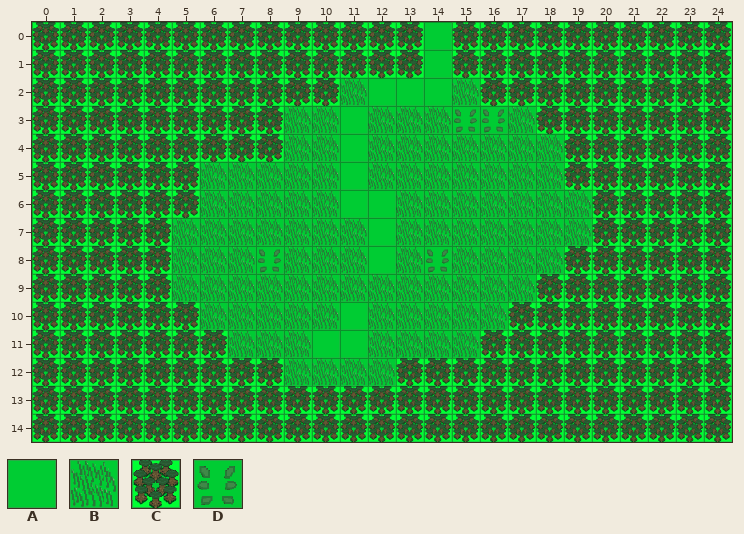
A Tiled map gets an edit: public/data/first_demo/first_demo1_1.tmx. Above is the file before it was changed.
Cells are 70x70 px. Shown: x 0..24, y 0..14.
Key: from "tiles": A 1 "SPRITE_FOREST", B 11 "SPRITE_FOREST", C 15 "SPRITE_DEFAULT", D 21 "SPRITE_FOREST".
_ is an empty cell.
Layers that did not change in this view are not listed.
Layer "tiles" before, first column x 0:
 0 CCCCCCCCCCCCCCACCCCCCCCCC
 1 CCCCCCCCCCCCCCACCCCCCCCCC
 2 CCCCCCCCCCCBAAABCCCCCCCCC
 3 CCCCCCCCCBBABBBDDBCCCCCCC
 4 CCCCCCCCCBBABBBBBBBCCCCCC
 5 CCCCCCBBBBBABBBBBBBCCCCCC
 6 CCCCCCBBBBBAABBBBBBBCCCCC
 7 CCCCCBBBBBBBABBBBBBBCCCCC
 8 CCCCCBBBDBBBABDBBBBCCCCCC
 9 CCCCCBBBBBBBBBBBBBCCCCCCC
10 CCCCCCBBBBBABBBBBCCCCCCCC
11 CCCCCCCBBBAABBBBCCCCCCCCC
12 CCCCCCCCCBBBBCCCCCCCCCCCC
13 CCCCCCCCCCCCCCCCCCCCCCCCC
14 CCCCCCCCCCCCCCCCCCCCCCCCC
Now the later version:
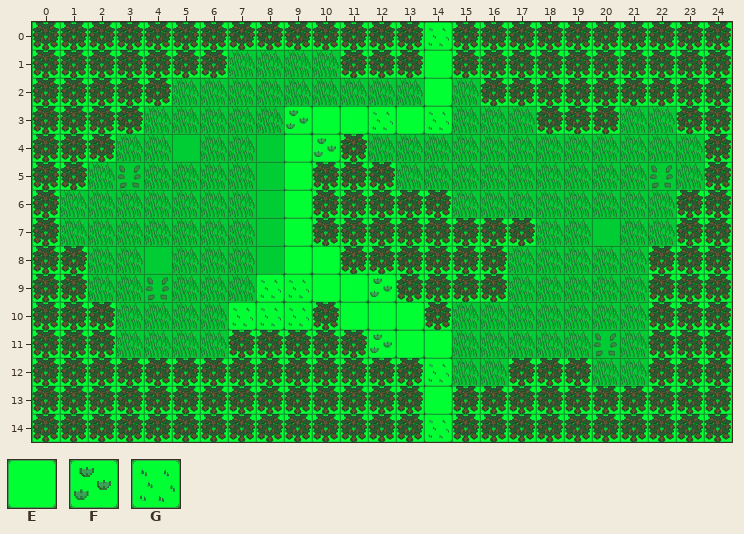
Further tiles: from "tiles": E 2 "SPRITE_STANDARD", F 12 "SPRITE_STANDARD", G 22 "SPRITE_STANDARD".
What changed:
{"where": "layer \"tiles\""}
{"y":0,"x":14,"old":"A","new":"G"}
{"y":1,"x":7,"old":"CCCC","new":"BBBB"}
{"y":1,"x":14,"old":"A","new":"E"}
{"y":2,"x":5,"old":"CCCCCC","new":"BBBBBB"}
{"y":2,"x":12,"old":"AAA","new":"BBE"}
{"y":3,"x":4,"old":"CCCCCBBABBBDD","new":"BBBBBFEEGEGBB"}
{"y":3,"x":21,"old":"CC","new":"BB"}
{"y":4,"x":3,"old":"CCCCCCBBA","new":"BBABBAEFC"}
{"y":4,"x":19,"old":"CCCCC","new":"BBBBB"}
{"y":5,"x":2,"old":"CCCC","new":"BDBB"}
{"y":5,"x":8,"old":"BBBAB","new":"AECCC"}
{"y":5,"x":19,"old":"CCCCC","new":"BBBDB"}
{"y":6,"x":1,"old":"CCCCC","new":"BBBBB"}
{"y":6,"x":8,"old":"BBBAABB","new":"AECCCCC"}
{"y":6,"x":20,"old":"CCC","new":"BBB"}
{"y":7,"x":1,"old":"CCCC","new":"BBBB"}
{"y":7,"x":8,"old":"BBBBABBBBB","new":"AECCCCCCCC"}
{"y":7,"x":20,"old":"CCC","new":"ABB"}
{"y":8,"x":2,"old":"CCC","new":"BBA"}
{"y":8,"x":8,"old":"DBBBABDBB","new":"AEECCCCCC"}
{"y":8,"x":19,"old":"CCC","new":"BBB"}
{"y":9,"x":2,"old":"CCC","new":"BBD"}
{"y":9,"x":8,"old":"BBBBBBBBB","new":"GGEEFCCCC"}
{"y":9,"x":18,"old":"CCCC","new":"BBBB"}
{"y":10,"x":3,"old":"CCC","new":"BBB"}
{"y":10,"x":7,"old":"BBBBABBB","new":"GGGCEEEC"}
{"y":10,"x":17,"old":"CCCCC","new":"BBBBB"}
{"y":11,"x":3,"old":"CCCCBBBAABBB","new":"BBBBCCCCCFEE"}
{"y":11,"x":16,"old":"CCCCCC","new":"BBBBDB"}
{"y":12,"x":9,"old":"BBBB","new":"CCCC"}
{"y":12,"x":14,"old":"CCC","new":"GBB"}
{"y":12,"x":20,"old":"CC","new":"BB"}
{"y":13,"x":14,"old":"C","new":"E"}
{"y":14,"x":14,"old":"C","new":"G"}
{"label":"changed","picture_box":[60,22,704,442]}
